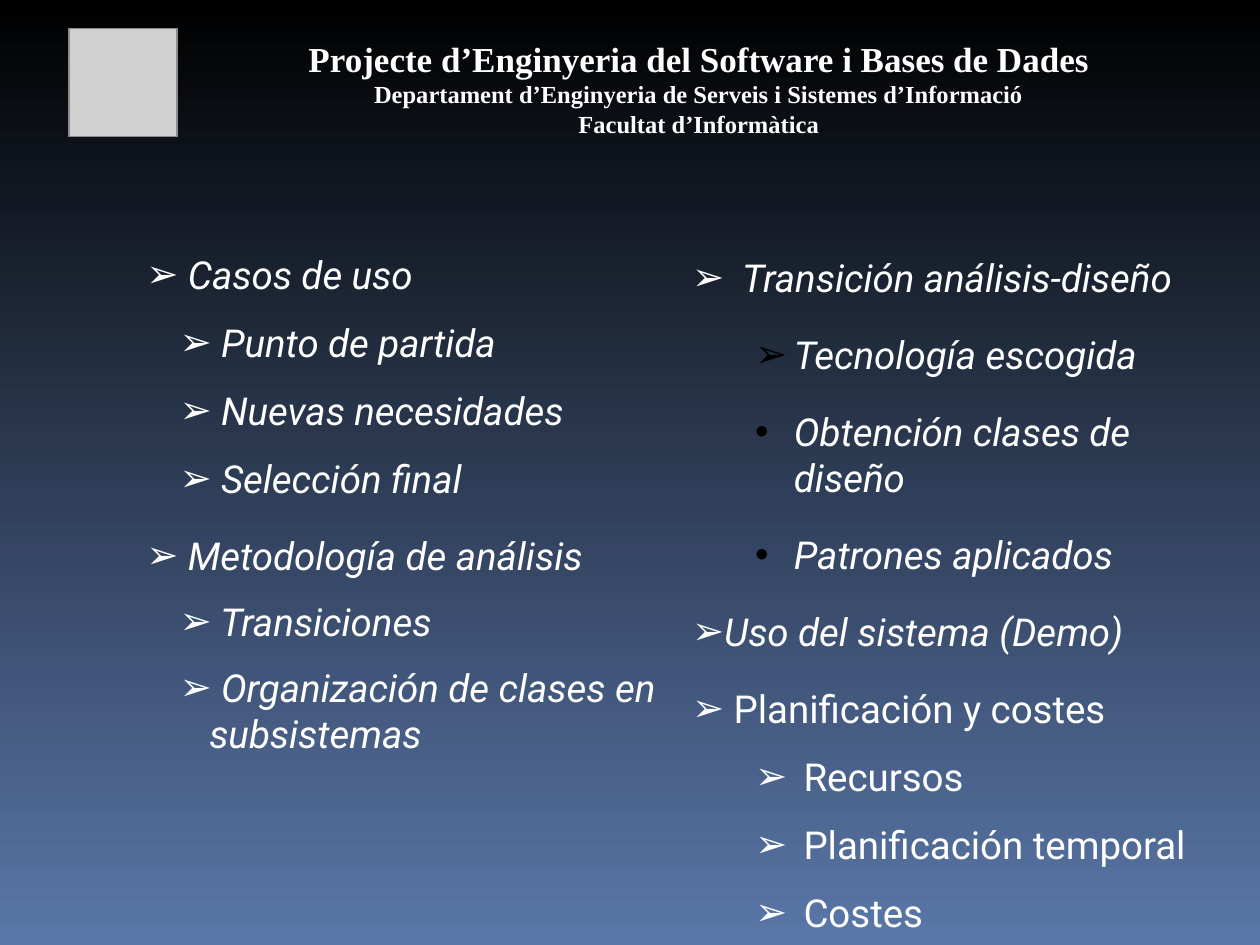
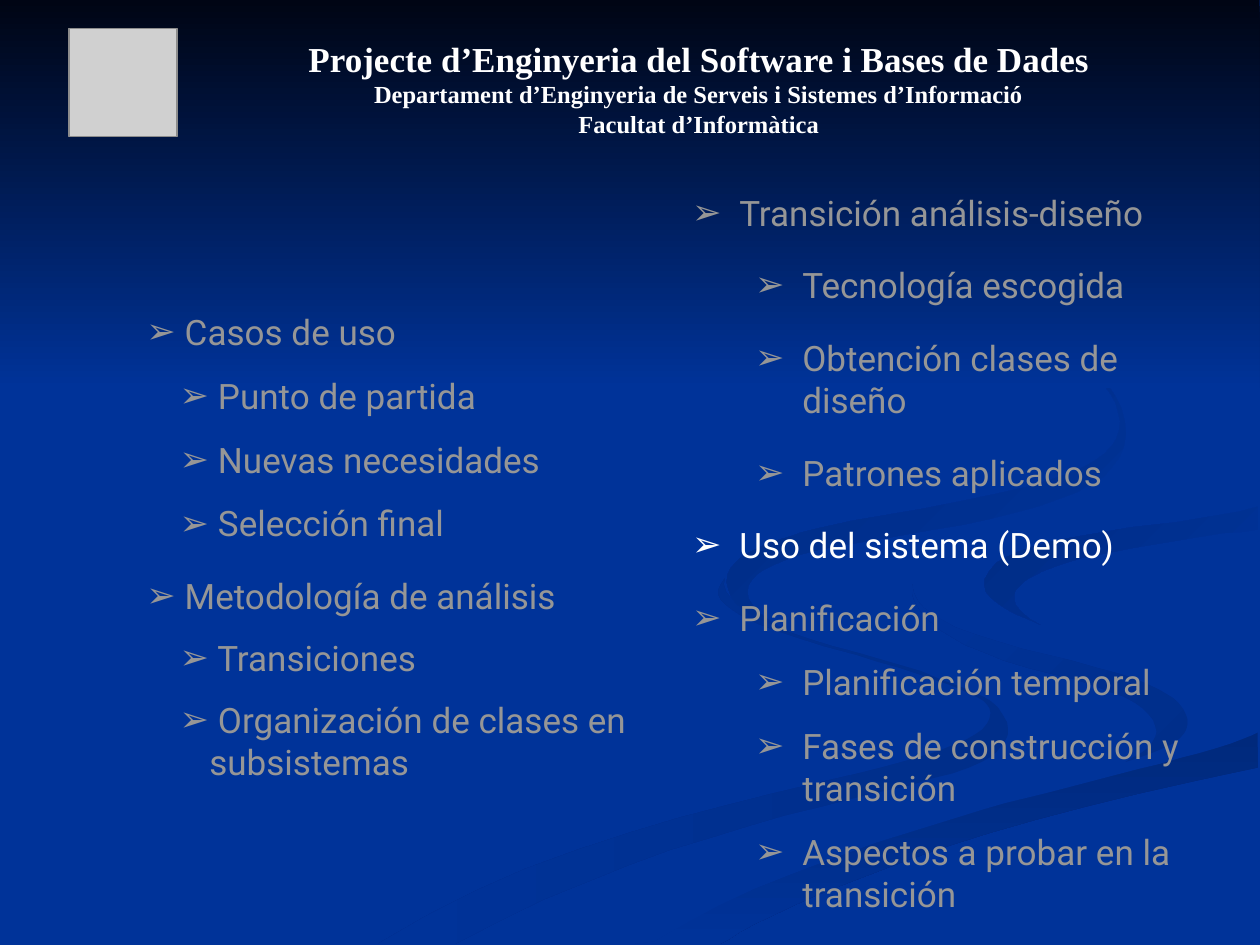
Before and after one commit to mvm9289/escfib, a slide deck: slide 18 of Docs/0910Q2-08-E-1.0-Presentacion.ppt (slide 21 before the commit). Drawn at 1260x945 pixels with LibreOffice and Linux fonts; fonts in the diff are those of the drawing; grey boxes stand for pictures. Boxes give left, top, right and bottom in pixels: in the first picture for what was removed or moved away, otherwise in the second. Text is boxed around its words. In the diff, an @@ line names an element or a change of style, - is before the commit and + after.

```diff
--- a/Docs/0910Q2-08-E-1.0-Presentacion.ppt
+++ b/Docs/0910Q2-08-E-1.0-Presentacion.ppt
@@ background gradient #000000 to #5A77A9 to #003399 @@
@@ group added at [0, 0, 1260, 944]: 7 freeform shapes @@
@@ text "Transición análisis-diseño": place and size @@
-text "Transición análisis-diseño" at [724, 263, 1186, 928]
+text "Transición análisis-diseño" at [739, 200, 1179, 908]
@@ text at [739, 200, 1150, 702]: size 22 to 20 pt in "Transición análisis-diseño", "Tecnología escogida", "Obtención clases de diseño", "Patrones aplicados" and 2 more places; text colour #FFFFFF to #969696, italic off in "Transición análisis-diseño", "Tecnología escogida", "Obtención clases de diseño", "Patrones aplicados" and 1 more places; indent changed; bullet colour #FFFFFF to #969696; bullet colour #000000 to #969696; bullet • to ➢ @@
@@ text "Casos de uso": place and size @@
-text "Casos de uso" at [188, 260, 655, 749]
+text "Casos de uso" at [185, 319, 626, 776]
@@ text "Casos de uso" at [185, 319, 626, 776]: size 22 to 20 pt, text colour #FFFFFF to #969696, italic off; bullet colour #FFFFFF to #969696 @@
@@ text at [739, 604, 939, 632]: text changed; size 22 to 20 pt; text colour #FFFFFF to #969696 @@
-➢ Planificación y costes
-  ➢ Recursos
+➢ Planificación
@@ text at [802, 733, 1179, 908]: text changed; size 22 to 20 pt; text colour #FFFFFF to #969696 @@
-  ➢ Costes
+  ➢ Fases de construcción y transición
+  ➢ Aspectos a probar en la transición
```
Also in this commit, not shown: 23 other slides changed, 1 slide removed.
